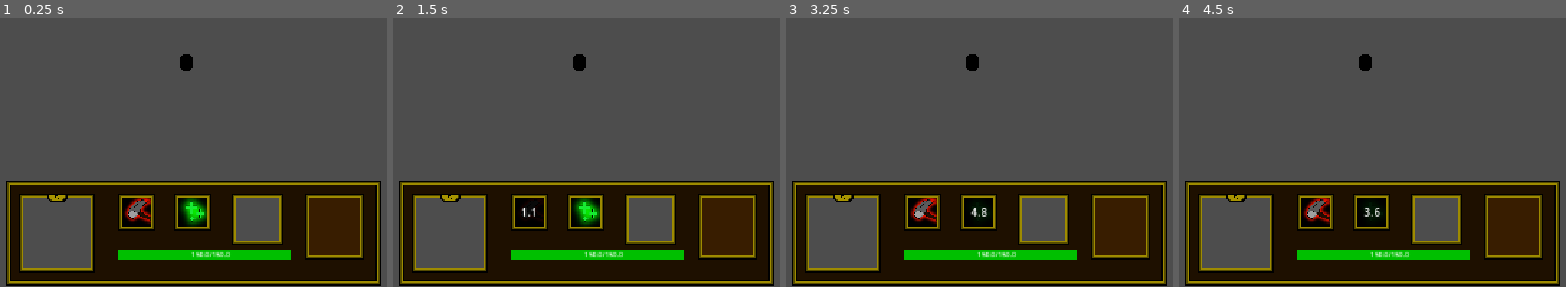
Above: before the commit, frames 1-4 (left to right).
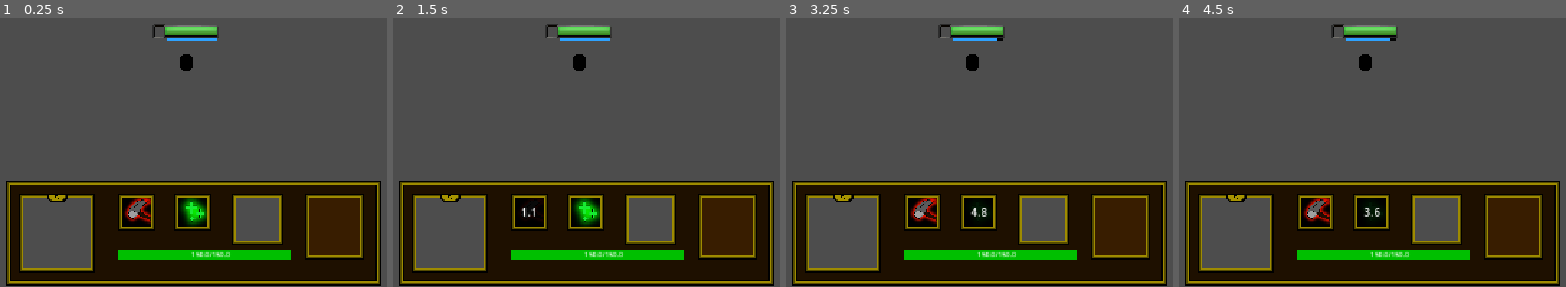
Above: after the commit, the same moments.

Repository: Jhadah/bs-3
Game: Godot game, scene res://Entities/PlayableCharacters/character_1/character_1.tscn
Same seed, same stepped clock (60 frames per second), same inputs: the game is played once before the commit and once after it. This scene is started directly instead of the project's main scene.
Inputs (mouse positions are in pixels of both pictures, inside the frame that each line leads up to):
- Up to frame 1 (0.25 s): no input
- Up to frame 2 (1.5 s): tap Enter at 0.5 s; move the mouse to (756, 39) at 0.52 s; press the mouse at (756, 39) at 0.53 s; tap A (a) at 0.8, 1.35 s; tap Space at 1.25 s; move the mouse to (420, 85) at 1.27 s; release the mouse at (420, 85) at 1.28 s
- Up to frame 3 (3.25 s): tap D (d) at 1.55, 2.1 s; tap Enter at 2 s; move the mouse to (outside the picture) at 2.02 s; tap S (s) at 2.3, 2.85 s; tap Space at 2.75 s; move the mouse to (933, 152) at 2.77 s; tap Shift (shift) at 3.05 s
- Up to frame 4 (4.5 s): tap Enter at 3.5 s; move the mouse to (outside the picture) at 3.52 s; hold Shift (shift) 3.53-4.28 s; tap W (w) at 3.8, 4.35 s; tap Space at 4.25 s; move the mouse to (outside the picture) at 4.27 s

The runs differ from the first frame. In frame 1, 0.9% of the frame differs, in the area x 39-57%, y 2-9%; in frame 2, 0.9%; in frame 3, 0.9%; in frame 4, 0.9%.
Error before the commit: Invalid access to property or key 'heal' on a base object of type 'CharacterBody3D (character_1.gd)'. (res://Entities/PlayableCharacters/character_1/character_…

Commit message:
introdotto sistema mana

Diff:
--- a/Components/AttackComponent.tscn
+++ b/Components/AttackComponent/AttackComponent.tscn
@@ -1,6 +1,6 @@
 [gd_scene format=3 uid="uid://b4dy5lmi2rpo8"]
 
-[ext_resource type="Script" uid="uid://0cxmasw1cknu" path="res://Components/attack_component.gd" id="1_6trj1"]
+[ext_resource type="Script" uid="uid://0cxmasw1cknu" path="res://Components/AttackComponent/attack_component.gd" id="1_6trj1"]
 
 [node name="AttackComponent" type="Node" unique_id=1342503431]
 script = ExtResource("1_6trj1")
--- a/Components/HealthComponent.tscn
+++ b/Components/HealthComponent/HealthComponent.tscn
@@ -1,6 +1,6 @@
 [gd_scene format=3 uid="uid://52feoyy7gf8i"]
 
-[ext_resource type="Script" uid="uid://bfnucgalw7nfp" path="res://Components/health_component.gd" id="1_wqj2l"]
+[ext_resource type="Script" uid="uid://bfnucgalw7nfp" path="res://Components/HealthComponent/health_component.gd" id="1_wqj2l"]
 
 [node name="HealthComponent" type="Node" unique_id=1766869561]
 script = ExtResource("1_wqj2l")
--- a/Components/health_component.gd
+++ b/Components/HealthComponent/health_component.gd
@@ -4,26 +4,28 @@
 signal health_updated
 
 @export var max_health: float
-var current_health: float
+var current_health: float:
+	set(value):
+		current_health = value
+		health_updated.emit(value)
 
 func _ready() -> void:
 	current_health = max_health
 
 @rpc("any_peer","call_local","reliable")
-func take_damage(amount: int):
+func take_damage(amount: float):
 	if multiplayer.is_server():
 		current_health -= amount
 		sync_health.rpc(current_health)
 		print(current_health)
 
 @rpc("any_peer","call_local","reliable")
-func heal(amount: int):
+func heal(amount: float):
 	if multiplayer.is_server():
 		current_health += amount
 		sync_health.rpc(current_health)
 		print(current_health)
 
 @rpc("any_peer","call_local","reliable")
-func sync_health(new_hp: int):
+func sync_health(new_hp: float):
 	current_health = clamp(new_hp, 0, max_health)
-	health_updated.emit(current_health)
--- /dev/null
+++ b/Components/ManaComponent/ManaComponent.tscn
@@ -0,0 +1,6 @@
+[gd_scene format=3 uid="uid://bpjoyvpry6vaf"]
+
+[ext_resource type="Script" uid="uid://i00mpbefcelc" path="res://Components/ManaComponent/mana_component.gd" id="1_cm35j"]
+
+[node name="ManaComponent" type="Node" unique_id=1469532642]
+script = ExtResource("1_cm35j")
--- /dev/null
+++ b/Components/ManaComponent/mana_component.gd
@@ -0,0 +1,27 @@
+class_name ManaComponent
+extends Node
+
+signal mana_updated(new_value: float)
+
+@export var max_mana: float
+@export var current_mana: float
+
+func _ready() -> void:
+	current_mana = max_mana
+
+func can_spend(amount: float) -> bool:
+	if amount <= current_mana:
+		return true
+	else:
+		return false
+
+@rpc("any_peer","call_local","reliable")
+func spend_mana(amount: float):
+	if multiplayer.is_server():
+		current_mana -= amount
+		sync_mana.rpc(current_mana)
+
+@rpc("any_peer","call_local","reliable")
+func sync_mana(new_amount):
+	current_mana = clamp(new_amount, 0, max_mana)
+	mana_updated.emit(current_mana)
--- a/Components/MovementComponent.tscn
+++ b/Components/MovementComponent/MovementComponent.tscn
@@ -1,6 +1,6 @@
 [gd_scene format=3 uid="uid://c83m7eo64dcou"]
 
-[ext_resource type="Script" uid="uid://bkjvuu640e221" path="res://Components/movement_component.gd" id="1_vkef0"]
+[ext_resource type="Script" uid="uid://bkjvuu640e221" path="res://Components/MovementComponent/movement_component.gd" id="1_vkef0"]
 
 [node name="MovementComponent" type="Node" unique_id=542472471]
 script = ExtResource("1_vkef0")
--- a/Components/movement_component.gd
+++ b/Components/MovementComponent/movement_component.gd
@@ -6,5 +6,8 @@
 var slow_factor: float
 var buff_factor: float
 
+var can_move: bool = true
+var custom_rotation: bool = false
+
 func _physics_process(_delta: float) -> void:
 	actual_speed = base_speed * (1 + buff_factor - slow_factor)
--- a/Entities/Entity.tscn
+++ b/Entities/Entity.tscn
@@ -1,9 +1,9 @@
 [gd_scene format=3 uid="uid://bevkb15x810t4"]
 
 [ext_resource type="Script" uid="uid://dqu20jk2bdx7o" path="res://Entities/Entity.gd" id="1_8xvi6"]
-[ext_resource type="PackedScene" uid="uid://52feoyy7gf8i" path="res://Components/HealthComponent.tscn" id="1_y048k"]
-[ext_resource type="PackedScene" uid="uid://c83m7eo64dcou" path="res://Components/MovementComponent.tscn" id="2_8xvi6"]
-[ext_resource type="PackedScene" uid="uid://b4dy5lmi2rpo8" path="res://Components/AttackComponent.tscn" id="4_on4x7"]
+[ext_resource type="PackedScene" uid="uid://52feoyy7gf8i" path="res://Components/HealthComponent/HealthComponent.tscn" id="1_y048k"]
+[ext_resource type="PackedScene" uid="uid://c83m7eo64dcou" path="res://Components/MovementComponent/MovementComponent.tscn" id="2_8xvi6"]
+[ext_resource type="PackedScene" uid="uid://b4dy5lmi2rpo8" path="res://Components/AttackComponent/AttackComponent.tscn" id="4_on4x7"]
 
 [sub_resource type="CapsuleShape3D" id="CapsuleShape3D_ndf0d"]
 
--- a/Entities/PlayableCharacters/!base/PlayableCharacter.gd
+++ b/Entities/PlayableCharacters/!base/PlayableCharacter.gd
@@ -5,23 +5,20 @@
 signal recast_window_started_signal(spell: String, duration)
 signal recasts_endend_signal(spell: String)
 
+@onready var mana: ManaComponent = $ManaComponent
+@onready var camera = $Camera3D
+
+@export var cooldowns: CharacterCooldowns
 var is_main_spell_on_cooldown: bool = false
 var is_secondary_spell_on_cooldown: bool = false
 
-
 var peer_id: int = -1
 var character_id: int = -1
-
-@export var cooldowns: CharacterCooldowns
-@onready var camera = $Camera3D
-
-var custom_rotation: bool = false
 
 func _enter_tree() -> void:
 	set_multiplayer_authority(int(name))
 
 func _ready() -> void:
-
 	if is_multiplayer_authority():
 		camera.make_current()
 
@@ -30,12 +27,14 @@
 		handle_movement(delta)
 
 func handle_movement(delta: float):
+	if !movement.can_move: return
+
 	var input = Input.get_vector("a", "d", "w", "s")
 	dir = Vector3(input.x, 0, input.y)
 
 	velocity = dir * movement.actual_speed
 
-	if dir != Vector3.ZERO and !custom_rotation:
+	if dir != Vector3.ZERO and movement.custom_rotation == false:
 		var target_rot: float = atan2(-dir.x, -dir.z)
 		rotation.y = lerp_angle(rotation.y, target_rot, delta * 7.0)
 
--- a/Entities/PlayableCharacters/!base/PlayableCharacter.tscn
+++ b/Entities/PlayableCharacters/!base/PlayableCharacter.tscn
@@ -4,6 +4,8 @@
 [ext_resource type="Script" uid="uid://cqixgb5r3417x" path="res://Entities/PlayableCharacters/!base/PlayableCharacter.gd" id="2_3cowm"]
 [ext_resource type="Script" uid="uid://ban6oma05x4yr" path="res://Entities/PlayableCharacters/!base/camera.gd" id="3_4axk5"]
 [ext_resource type="PackedScene" uid="uid://bx4hbgf2stl7l" path="res://UI_Elements/HUD/player_hud.tscn" id="4_gp50t"]
+[ext_resource type="PackedScene" uid="uid://bpjoyvpry6vaf" path="res://Components/ManaComponent/ManaComponent.tscn" id="5_mc71s"]
+[ext_resource type="PackedScene" uid="uid://du1krc5rdx5c" path="res://UI_Elements/Health_Bars/health_bar.tscn" id="6_x0ova"]
 
 [sub_resource type="CapsuleShape3D" id="CapsuleShape3D_y048k"]
 
@@ -38,3 +40,7 @@
 mesh = SubResource("CapsuleMesh_w6f7q")
 
 [node name="PlayerHUD" parent="." index="9" unique_id=354633299 instance=ExtResource("4_gp50t")]
+
+[node name="ManaComponent" parent="." index="10" unique_id=1469532642 instance=ExtResource("5_mc71s")]
+
+[node name="HealthBar" parent="." index="11" unique_id=233856957 instance=ExtResource("6_x0ova")]
--- a/Entities/PlayableCharacters/character_1/character_1.gd
+++ b/Entities/PlayableCharacters/character_1/character_1.gd
@@ -2,8 +2,11 @@
 
 @onready var main_spell_hb = $Hitboxes/MainSpell
 
-@export var main_spell_cast_time: float = 0
-@export var main_spell_self_slow: float = 0
+@export var main_spell_cast_time: float
+@export var main_spell_self_slow: float
+@export var secondary_spell_self_root_duration: float
+
+@export var secondary_spell_mana_cost: float
 
 func _ready() -> void:
 	super._ready()
@@ -19,7 +22,7 @@
 
 	if is_main_spell_on_cooldown: return
 
-	custom_rotation = true                                                      #SELF EFFECTS APPLIED
+	movement.custom_rotation = true                                             #SELF EFFECTS APPLIED
 	movement.slow_factor += main_spell_self_slow
 
 	var mouse_pos = MouseManager.get_cursor_position_3d()                       #ROTAZIONE MOUSE
@@ -48,16 +51,29 @@
 				target.take_damage.rpc(caster.attack.attack_damage)
 
 	movement.slow_factor -= main_spell_self_slow                                #SELF EFFECTS REMOVED
-	custom_rotation = false
+	movement.custom_rotation = false
 
 @rpc("any_peer","call_local", "reliable")
 func cast_secondary_spell():
 	if is_secondary_spell_on_cooldown: return
+	if !mana.can_spend(secondary_spell_mana_cost): return
+
+
+
+	movement.can_move = false
 
 	spell_cooldown_start.rpc("secondary")                                       #COOLDOWN
 
 	#--- ⌄ server side ⌄ ---#
 	if multiplayer.is_server():
-		var caster = get_player_from_sender_id(multiplayer.get_remote_sender_id())
 
-		caster.heal.rpc(caster.health.max_health * 0.1)
+
+		var caster: PlayableCharacter = get_player_from_sender_id(multiplayer.get_remote_sender_id())
+
+		if caster.mana.can_spend(secondary_spell_mana_cost):
+			mana.spend_mana(secondary_spell_mana_cost)
+
+		caster.health.heal.rpc(caster.health.max_health * 0.1)
+
+	await get_tree().create_timer(secondary_spell_self_root_duration).timeout
+	movement.can_move = true
--- a/Entities/PlayableCharacters/character_1/character_1.tscn
+++ b/Entities/PlayableCharacters/character_1/character_1.tscn
@@ -19,6 +19,8 @@
 script = ExtResource("2_mfn5y")
 main_spell_cast_time = 0.4
 main_spell_self_slow = 0.2
+secondary_spell_self_root_duration = 0.4
+secondary_spell_mana_cost = 10.0
 cooldowns = ExtResource("3_djnaa")
 
 [node name="HealthComponent" parent="." index="0" unique_id=1766869561]
@@ -41,3 +43,6 @@
 [node name="CollisionShape3D" type="CollisionShape3D" parent="Hitboxes/MainSpell" index="0" unique_id=2059091148]
 transform = Transform3D(1, 0, 0, 0, 1, 0, 0, 0, 1, 2.0062866, 0, 0)
 shape = SubResource("BoxShape3D_ur7ma")
+
+[node name="ManaComponent" parent="." index="10" unique_id=1469532642]
+max_mana = 100.0
--- a/Entities/PlayableCharacters/character_2/character_2.gd
+++ b/Entities/PlayableCharacters/character_2/character_2.gd
@@ -4,7 +4,7 @@
 @onready var main_spell_emp_hb = $Hitboxes/MainSpellEmp
 @onready var main_spell_recast_timer: Timer = $MainSpellRecastWindow
 
-@export var main_spell_cast_time: float = 0
+@export var main_spell_cast_time: float
 var current_cast: int = 0
 
 @export var main_spell_self_slow: float
@@ -24,7 +24,7 @@
 func cast_main_spell():
 	if is_main_spell_on_cooldown: return
 
-	custom_rotation = true
+	movement.custom_rotation = true
 	movement.slow_factor += main_spell_self_slow                                #SELF EFFECTS APPLIED
 
 	var mouse_pos = MouseManager.get_cursor_position_3d()                       #ROTAZIONE MOUSE
@@ -49,7 +49,7 @@
 				execute_main_spell_cast(caster, 0, true)
 	await get_tree().create_timer(main_spell_cast_time).timeout
 
-	custom_rotation = false                                                     #SELF EFFECTS REMOVED
+	movement.custom_rotation = false                                                     #SELF EFFECTS REMOVED
 	movement.slow_factor -= main_spell_self_slow
 
 func execute_main_spell_cast(caster:PlayableCharacter, sprite_rotation: float, is_emp: bool = false):
--- a/Structures/Structure.gd
+++ b/Structures/Structure.gd
@@ -1,5 +1,4 @@
 class_name Structure
 extends StaticBody3D
 
-@onready var attack: AttackComponent = $AttackComponent
 @onready var health: HealthComponent = $HealthComponent
--- a/Structures/resource_spawner/resource_spawner.tscn
+++ b/Structures/resource_spawner/resource_spawner.tscn
@@ -1,7 +1,6 @@
 [gd_scene format=4 uid="uid://cc2c3m01x6nbj"]
 
 [ext_resource type="PackedScene" uid="uid://dvm4seoaor7hj" path="res://Structures/structure.tscn" id="1_456bh"]
-[ext_resource type="PackedScene" uid="uid://du1krc5rdx5c" path="res://UI_Elements/Health_Bars/health_bar.tscn" id="2_m6cvl"]
 [ext_resource type="Script" uid="uid://d3q6x50kvw4po" path="res://Structures/resource_spawner/resource_spawner.gd" id="2_uofq8"]
 
 [sub_resource type="StandardMaterial3D" id="StandardMaterial3D_x44u0"]
@@ -108,8 +107,6 @@
 [node name="ResourceSpawner" unique_id=1283043747 instance=ExtResource("1_456bh")]
 script = ExtResource("2_uofq8")
 
-[node name="HealthBar" parent="." index="0" unique_id=233856957 instance=ExtResource("2_m6cvl")]
-
 [node name="resource_spawner" type="Node3D" parent="Model" parent_id_path=PackedInt32Array(2076658730) index="0" unique_id=540957463]
 
 [node name="Icosfera" type="MeshInstance3D" parent="Model/resource_spawner" index="0" unique_id=127436332]
--- a/Structures/structure.tscn
+++ b/Structures/structure.tscn
@@ -1,7 +1,8 @@
 [gd_scene format=3 uid="uid://dvm4seoaor7hj"]
 
 [ext_resource type="Script" uid="uid://cwqgaekq6v4ec" path="res://Structures/Structure.gd" id="1_r2lf2"]
-[ext_resource type="PackedScene" uid="uid://52feoyy7gf8i" path="res://Components/HealthComponent.tscn" id="3_6lh0i"]
+[ext_resource type="PackedScene" uid="uid://du1krc5rdx5c" path="res://UI_Elements/Health_Bars/health_bar.tscn" id="2_vp6vb"]
+[ext_resource type="PackedScene" uid="uid://52feoyy7gf8i" path="res://Components/HealthComponent/HealthComponent.tscn" id="3_6lh0i"]
 
 [sub_resource type="BoxShape3D" id="BoxShape3D_w6f7q"]
 
@@ -9,6 +10,8 @@
 script = ExtResource("1_r2lf2")
 metadata/_custom_type_script = "uid://cwqgaekq6v4ec"
 
+[node name="HealthBar" parent="." unique_id=233856957 instance=ExtResource("2_vp6vb")]
+
 [node name="Model" type="Node3D" parent="." unique_id=2076658730]
 
 [node name="CollisionShape3D" type="CollisionShape3D" parent="." unique_id=47366409]
--- a/UI_Elements/Health_Bars/health_bar.gd
+++ b/UI_Elements/Health_Bars/health_bar.gd
@@ -1,12 +1,21 @@
 extends Control
 
 @onready var parent: Node3D = get_parent()
-@onready var health_bar = $TextureProgressBar
+@onready var health_bar = $health
+@onready var mana_bar = $mana
 
 func _ready() -> void:
 	await owner.ready
 	parent.health.health_updated.connect(_on_health_updated)
 	health_bar.max_value = parent.health.max_health
+	_on_health_updated(parent.health.current_health)
+
+	if parent is not PlayableCharacter:
+		mana_bar.visible = false
+	else:
+		parent.mana.mana_updated.connect(_on_mana_updated)
+		mana_bar.max_value = parent.mana.max_mana
+		_on_mana_updated(parent.mana.current_mana)
 
 func _process(_delta: float) -> void:
 	var current_camera = get_viewport().get_camera_3d()
@@ -18,3 +27,6 @@
 	health_bar.value = new_value
 	if health_bar.value <= 0:
 		visible = false
+
+func _on_mana_updated(new_value: float):
+	mana_bar.value = new_value
--- a/UI_Elements/Health_Bars/health_bar.tscn
+++ b/UI_Elements/Health_Bars/health_bar.tscn
@@ -3,6 +3,12 @@
 [ext_resource type="Script" uid="uid://dpbatpng2ff7m" path="res://UI_Elements/Health_Bars/health_bar.gd" id="1_6wgq4"]
 [ext_resource type="Texture2D" uid="uid://ljb6xyujj21b" path="res://UI_Elements/Health_Bars/hp_bar_framework.png" id="2_2o07u"]
 [ext_resource type="Texture2D" uid="uid://cs4tgux0b34wp" path="res://UI_Elements/Health_Bars/hp_bar_inside.png" id="3_wessk"]
+
+[sub_resource type="StyleBoxFlat" id="StyleBoxFlat_ur7ma"]
+bg_color = Color(0, 0, 0, 0.95100003)
+
+[sub_resource type="StyleBoxFlat" id="StyleBoxFlat_lv5vm"]
+bg_color = Color(0.1801109, 0.6352346, 0.9999998, 1)
 
 [node name="HealthBar" type="Control" unique_id=233856957]
 layout_mode = 3
@@ -14,7 +20,7 @@
 mouse_filter = 2
 script = ExtResource("1_6wgq4")
 
-[node name="TextureProgressBar" type="TextureProgressBar" parent="." unique_id=1948767187]
+[node name="health" type="TextureProgressBar" parent="." unique_id=1948767187]
 texture_filter = 1
 layout_mode = 0
 offset_left = -48.0
@@ -22,7 +28,17 @@
 offset_right = 88.0
 offset_bottom = -26.999996
 scale = Vector2(0.7, 0.7)
-value = 100.0
 texture_over = ExtResource("2_2o07u")
 texture_progress = ExtResource("3_wessk")
 texture_progress_offset = Vector2(27, 6)
+
+[node name="mana" type="ProgressBar" parent="." unique_id=1495236861]
+layout_mode = 0
+offset_left = -28.0
+offset_top = -37.0
+offset_right = 44.0
+offset_bottom = -33.0
+theme_override_styles/background = SubResource("StyleBoxFlat_ur7ma")
+theme_override_styles/fill = SubResource("StyleBoxFlat_lv5vm")
+value = 80.0
+show_percentage = false
--- a/World/world.tscn
+++ b/World/world.tscn
@@ -49,4 +49,4 @@
 offset_top = 31.0
 
 [node name="ResourceSpawner" parent="." unique_id=1283043747 instance=ExtResource("4_k8do8")]
-transform = Transform3D(1, 0, 0, 0, 1, 0, 0, 0, 1, -2.1746874, 2.4138598, -23.14212)
+transform = Transform3D(1, 0, 0, 0, 1, 0, 0, 0, 1, -15.580627, 2.9575806, 0)
Renamed: Components/attack_component.gd -> Components/AttackComponent/attack_component.gd
Renamed: Components/attack_component.gd.uid -> Components/AttackComponent/attack_component.gd.uid
Renamed: Components/health_component.gd.uid -> Components/HealthComponent/health_component.gd.uid
Not shown, added: Components/ManaComponent/mana_component.gd.uid
Renamed: Components/movement_component.gd.uid -> Components/MovementComponent/movement_component.gd.uid
Binary file added: Entities/PlayableCharacters/character_2/knight.glb
Not shown, added: Entities/PlayableCharacters/character_2/knight.glb.import
